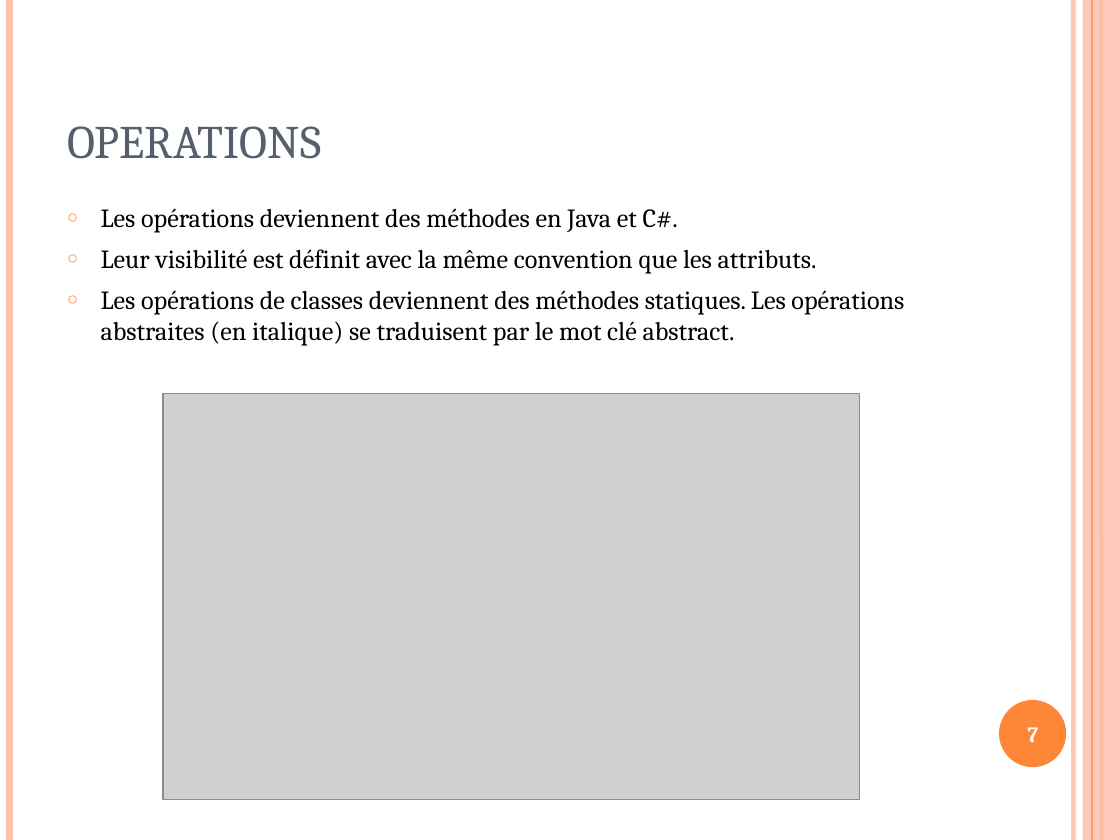
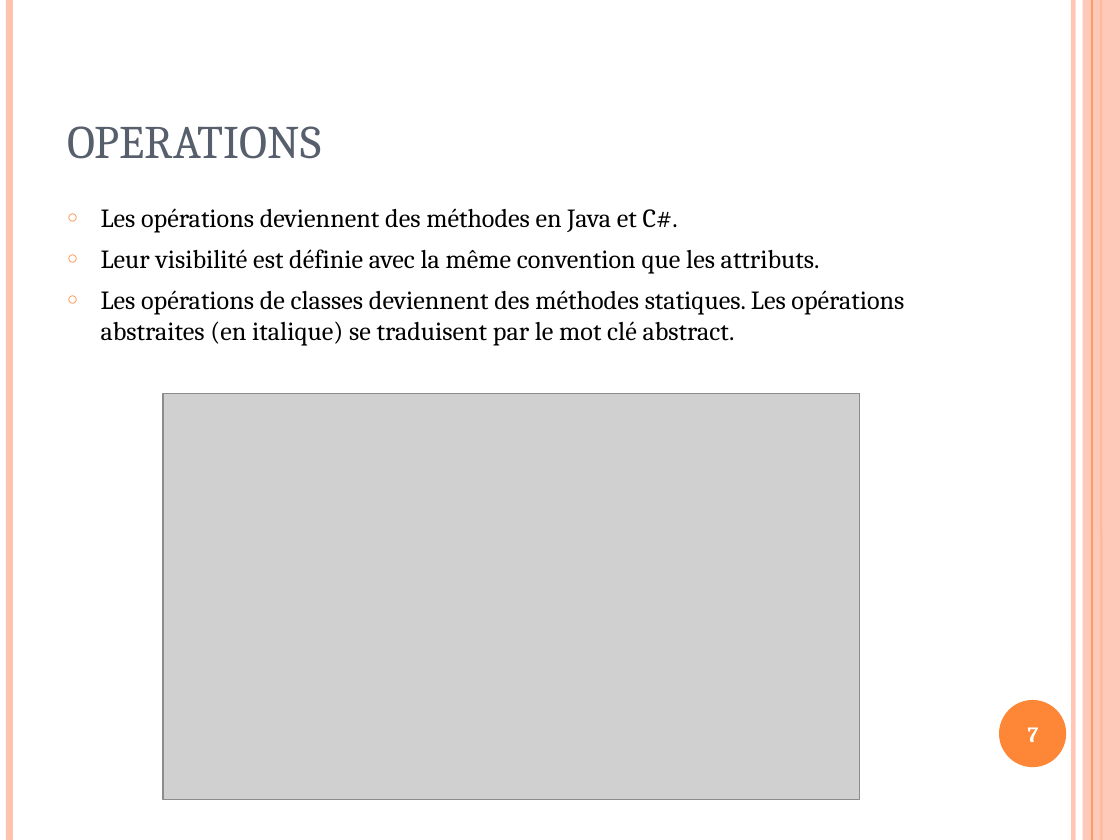
Before and after one commit to llissandre/CDA_2409_LL, a slide deck: slide 7 of 04 - PO/UML/0. Traduire UML en CSharp ou Java v1.0.1 ST.pptx. Drawn at 1120x840 pixels with LibreOffice and Linux fonts; fonts in the diff are those of the drawing; grey boxes stand for pictures. Boxes give left, top, right and bottom in pixels: in the first picture for what was removed or moved away, otherwise in the second. Text is boxed around its words. In the diff, an @@ line names an element or a change of style, - is before the commit and + after.

```diff
--- a/04 - PO/UML/0. Traduire UML en CSharp ou Java v1.0.1 ST.pptx
+++ b/04 - PO/UML/0. Traduire UML en CSharp ou Java v1.0.1 ST.pptx
@@ text at (101,249,820,274): text changed @@
-○ Leur visibilité est définit avec la même convention que les attributs.
+○ Leur visibilité est définie avec la même convention que les attributs.
```
Also in this commit, not shown: 1 other slide changed.
